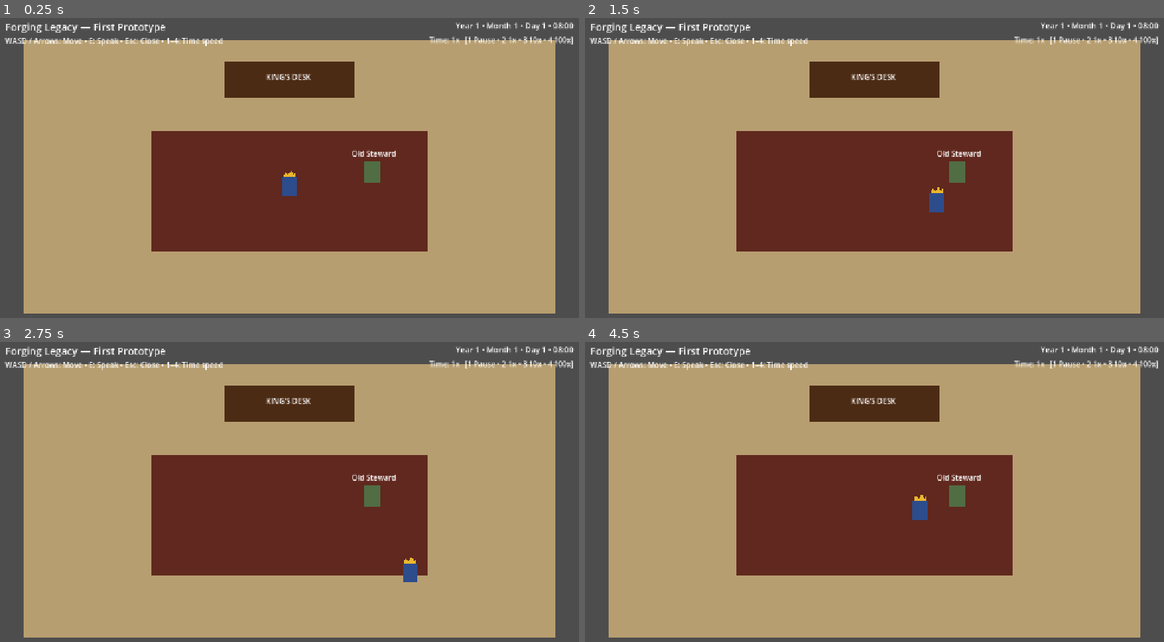
Above: before the commit, frames 1-4 (two rows, left to right).
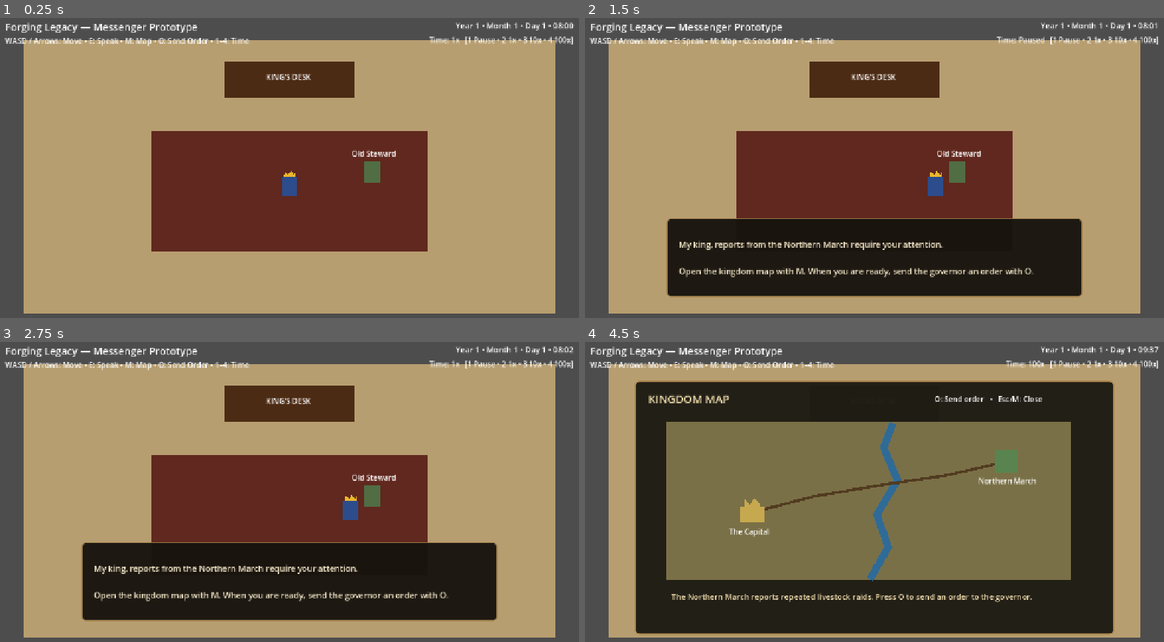
Above: after the commit, the same moments.

Repository: thomasmcanerney-gif/forging-legacy-game
Game: Godot game, scene res://scenes/main.tscn
The game is run twice, just before and just after one commit, with the same random seed, the same clock (stepped at 60 frames per second) and the same inputs.
Inputs:
- Up to frame 1 (0.25 s): no input
- Up to frame 2 (1.5 s): tap Enter at 0.5 s; hold D (move_right) 0.53-1.28 s; tap E (interact) at 0.6, 1.25 s; hold S (move_down) from 1.28 s (still down); tap 1 at 1.35 s
- Up to frame 3 (2.75 s): release S (move_down) at 2.03 s; hold D (move_right) from 2.03 s (still down); tap 2 at 2.1 s
- Up to frame 4 (4.5 s): release D (move_right) at 2.78 s; hold W (move_up) 2.78-3.53 s; tap 3 at 2.85 s; hold A (move_left) from 3.53 s (still down); tap 4 at 3.6 s; tap M at 4.35 s

The runs differ from the first frame. In frame 1, 0.5% of the frame differs, in the area x 16-44%, y 1-10%; in frame 2, 20%; in frame 3, 20%; in frame 4, 70%, in the area x 8-100%, y 1-98%.
Error before the commit: Invalid assignment of property or key 'visible' with value of type 'bool' on a base object of type 'null instance'. (res://scripts/main.gd:25)

Commit message:
Add prototype kingdom map

Diff:
--- a/scenes/main.tscn
+++ b/scenes/main.tscn
@@ -1,8 +1,9 @@
-[gd_scene load_steps=10 format=3]
+[gd_scene load_steps=12 format=3]
 
 [ext_resource type="Script" path="res://scripts/main.gd" id="1_main"]
 [ext_resource type="Script" path="res://scripts/player.gd" id="2_player"]
 [ext_resource type="Script" path="res://scripts/game_time.gd" id="3_time"]
+[ext_resource type="Script" path="res://scripts/messenger_system.gd" id="4_messenger"]
 
 [sub_resource type="RectangleShape2D" id="PlayerShape"]
 size = Vector2(32, 40)
@@ -31,11 +32,26 @@
 corner_radius_bottom_right = 8
 corner_radius_bottom_left = 8
 
+[sub_resource type="StyleBoxFlat" id="MapStyle"]
+bg_color = Color(0.12, 0.11, 0.08, 0.98)
+border_width_left = 3
+border_width_top = 3
+border_width_right = 3
+border_width_bottom = 3
+border_color = Color(0.68, 0.53, 0.30, 1)
+corner_radius_top_left = 10
+corner_radius_top_right = 10
+corner_radius_bottom_right = 10
+corner_radius_bottom_left = 10
+
 [node name="Main" type="Node2D"]
 script = ExtResource("1_main")
 
 [node name="GameTime" type="Node" parent="."]
 script = ExtResource("3_time")
+
+[node name="MessengerSystem" type="Node" parent="."]
+script = ExtResource("4_messenger")
 
 [node name="Room" type="Polygon2D" parent="."]
 polygon = PackedVector2Array(64, 64, 1216, 64, 1216, 656, 64, 656)
@@ -122,14 +138,14 @@
 offset_right = 450.0
 offset_bottom = 52.0
 theme_override_font_sizes/font_size = 22
-text = "Forging Legacy — First Prototype"
+text = "Forging Legacy — Messenger Prototype"
 
 [node name="Instructions" type="Label" parent="UI"]
 offset_left = 24.0
 offset_top = 54.0
-offset_right = 780.0
+offset_right = 850.0
 offset_bottom = 86.0
-text = "WASD / Arrows: Move • E: Speak • Esc: Close • 1–4: Time speed"
+text = "WASD / Arrows: Move • E: Speak • M: Map • O: Send Order • 1–4: Time"
 
 [node name="DateLabel" type="Label" parent="UI"]
 offset_left = 900.0
@@ -175,3 +191,65 @@
 theme_override_font_sizes/font_size = 18
 text = "Dialogue"
 autowrap_mode = 2
+
+[node name="MapPanel" type="Panel" parent="UI"]
+offset_left = 120.0
+offset_top = 100.0
+offset_right = 1160.0
+offset_bottom = 650.0
+theme_override_styles/panel = SubResource("MapStyle")
+
+[node name="MapTitle" type="Label" parent="UI/MapPanel"]
+position = Vector2(30, 22)
+theme_override_colors/font_color = Color(0.95, 0.87, 0.68, 1)
+theme_override_font_sizes/font_size = 24
+text = "KINGDOM MAP"
+
+[node name="MapHelp" type="Label" parent="UI/MapPanel"]
+position = Vector2(650, 28)
+text = "O: Send order   •   Esc/M: Close"
+
+[node name="Land" type="Polygon2D" parent="UI/MapPanel"]
+polygon = PackedVector2Array(70, 90, 945, 90, 945, 430, 70, 430)
+color = Color(0.48, 0.44, 0.28, 1)
+
+[node name="River" type="Line2D" parent="UI/MapPanel"]
+points = PackedVector2Array(560, 92, 540, 145, 570, 215, 525, 290, 550, 360, 510, 430)
+width = 16.0
+default_color = Color(0.18, 0.42, 0.60, 1)
+
+[node name="Road" type="Line2D" parent="UI/MapPanel"]
+points = PackedVector2Array(255, 285, 390, 250, 540, 225, 675, 205, 805, 175)
+width = 6.0
+default_color = Color(0.32, 0.23, 0.13, 1)
+
+[node name="Capital" type="Polygon2D" parent="UI/MapPanel"]
+position = Vector2(255, 285)
+polygon = PackedVector2Array(-28, 20, -28, -12, -16, -12, -16, -28, -5, -18, 5, -30, 16, -18, 16, -12, 28, -12, 28, 20)
+color = Color(0.78, 0.66, 0.31, 1)
+
+[node name="CapitalLabel" type="Label" parent="UI/MapPanel"]
+position = Vector2(205, 315)
+text = "The Capital"
+
+[node name="NorthernMarch" type="Polygon2D" parent="UI/MapPanel"]
+position = Vector2(805, 175)
+polygon = PackedVector2Array(-24, -24, 24, -24, 24, 24, -24, 24)
+color = Color(0.35, 0.52, 0.31, 1)
+
+[node name="NorthernLabel" type="Label" parent="UI/MapPanel"]
+position = Vector2(745, 205)
+text = "Northern March"
+
+[node name="Messenger" type="Polygon2D" parent="UI/MapPanel"]
+position = Vector2(255, 285)
+polygon = PackedVector2Array(0, -10, 8, 8, 0, 4, -8, 8)
+color = Color(0.92, 0.87, 0.70, 1)
+
+[node name="MapStatus" type="Label" parent="UI/MapPanel"]
+position = Vector2(80, 455)
+size = Vector2(875, 60)
+theme_override_colors/font_color = Color(0.95, 0.87, 0.68, 1)
+theme_override_font_sizes/font_size = 17
+text = "The Northern March reports repeated livestock raids. Press O to send an order to the governor."
+autowrap_mode = 2
